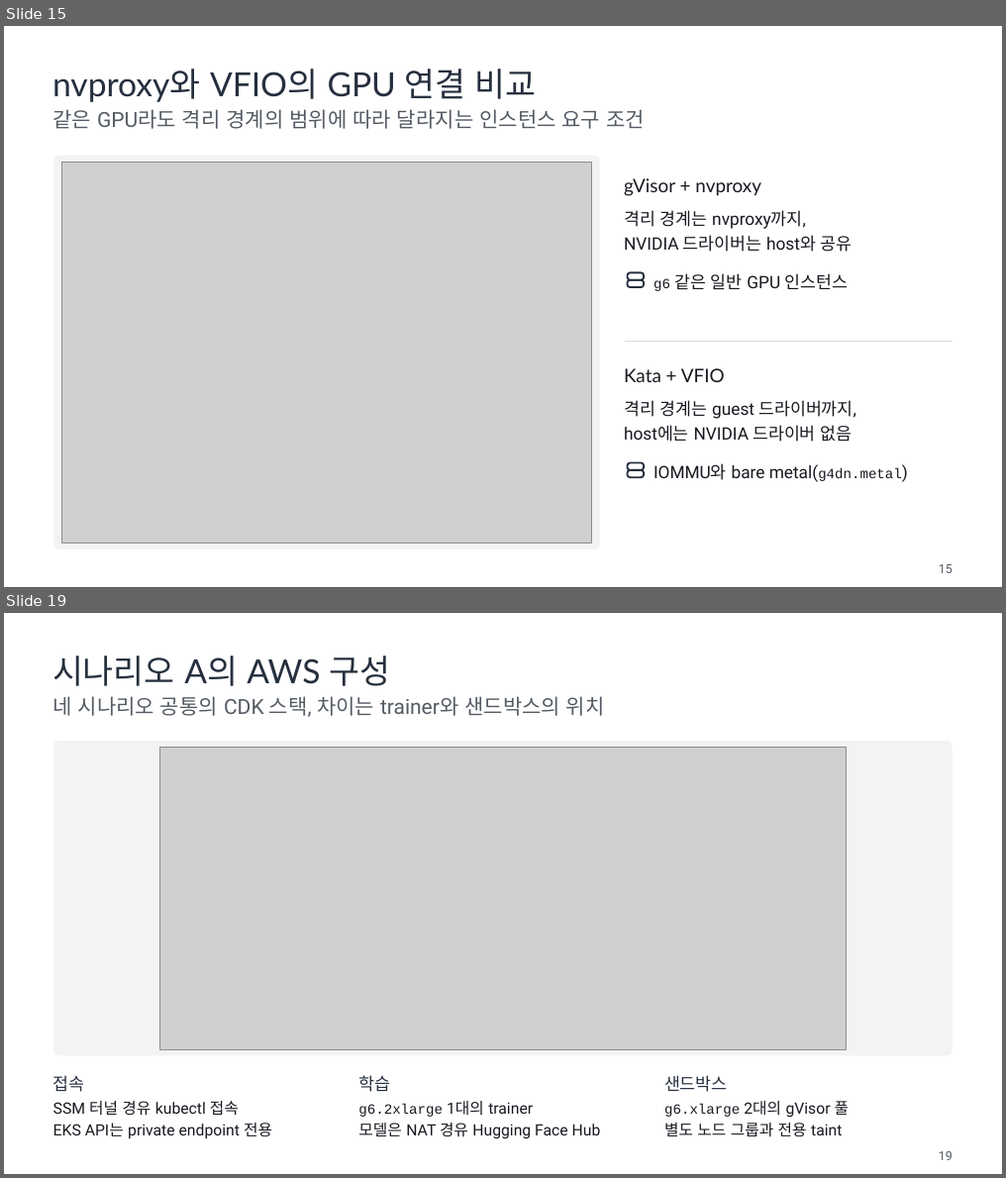
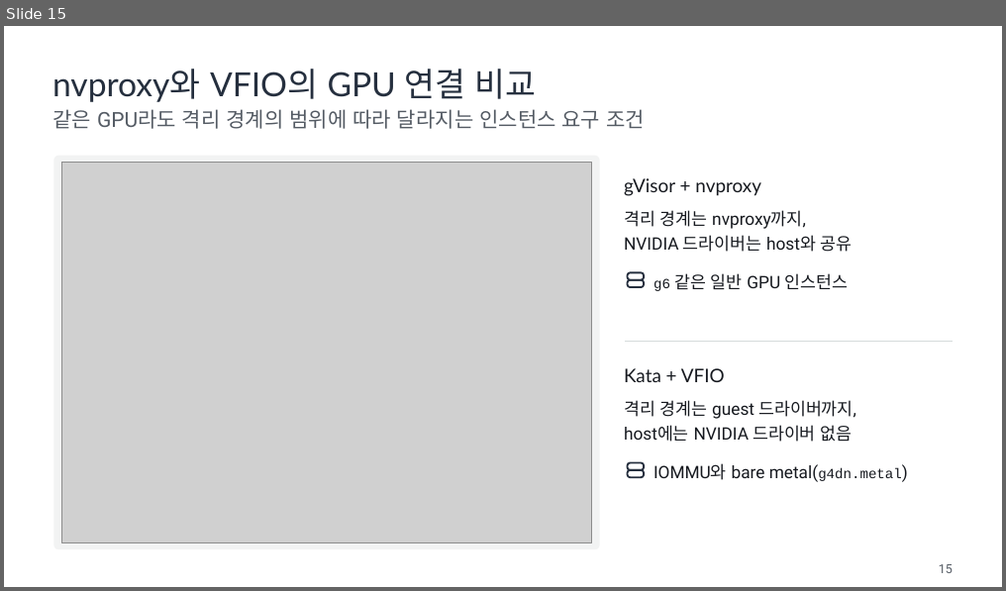
Before and after one commit to daekeun-ml/gpu-sandbox-on-aws, a slide deck: slides/gpu-sandbox-theory.pptx. Shown one above the other, each under a label of ours: slides 15 and 19 before the commit, slide 15 after it; the slides between them are not shown. The pictures are 1006x1178 and 1006x591 pixels, drawn with LibreOffice and Linux fonts; fonts in the diff are those of the drawing; grey boxes stand for pictures. Boxes give left, top, right and bottom in pixels: in the first picture for what was removed or moved away, otherwise in the second. Text is boxed around its words. In the diff, an @@ line names an element or a change of style, - is before the commit and + after.

```diff
--- a/slides/gpu-sandbox-theory.pptx
+++ b/slides/gpu-sandbox-theory.pptx
@@ slide 19 removed at [4, 613, 1002, 1174], background #FFFFFF @@
@@ text removed at [53, 656, 390, 686] @@
-시나리오 A의 AWS 구성
@@ text removed at [54, 696, 605, 717] @@
-네 시나리오 공통의 CDK 스택, 차이는 trainer와 샌드박스의 위치
@@ rounded rectangle removed at [54, 741, 952, 1057] @@
@@ picture removed at [159, 747, 846, 1050] @@
@@ text removed at [54, 1075, 85, 1092] @@
-접속
@@ text removed at [358, 1075, 390, 1092] @@
-학습
@@ text removed at [664, 1075, 728, 1092] @@
-샌드박스
@@ text removed at [54, 1101, 239, 1116] @@
-SSM 터널 경유 kubectl 접속
@@ text removed at [358, 1101, 533, 1117] @@
-g6.2xlarge 1대의 trainer
@@ text removed at [664, 1101, 848, 1118] @@
-g6.xlarge 2대의 gVisor 풀
@@ text removed at [54, 1123, 272, 1140] @@
-EKS API는 private endpoint 전용
@@ text removed at [358, 1123, 601, 1140] @@
-모델은 NAT 경유 Hugging Face Hub
@@ text removed at [664, 1123, 842, 1138] @@
-별도 노드 그룹과 전용 taint
@@ text removed at [939, 1152, 952, 1160] @@
-19
```
Also in this commit, not shown: 16 slides changed, 5 slides added, 3 other slides removed, 49 other files.
